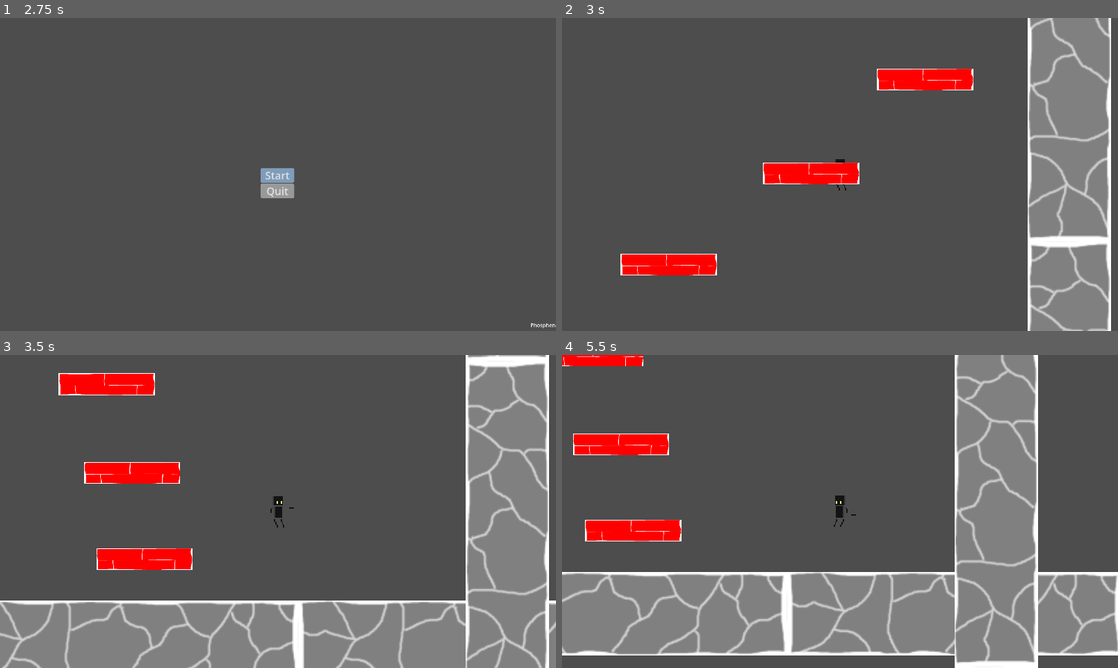
Above: before the commit, frames 1-4 (two rows, left to right).
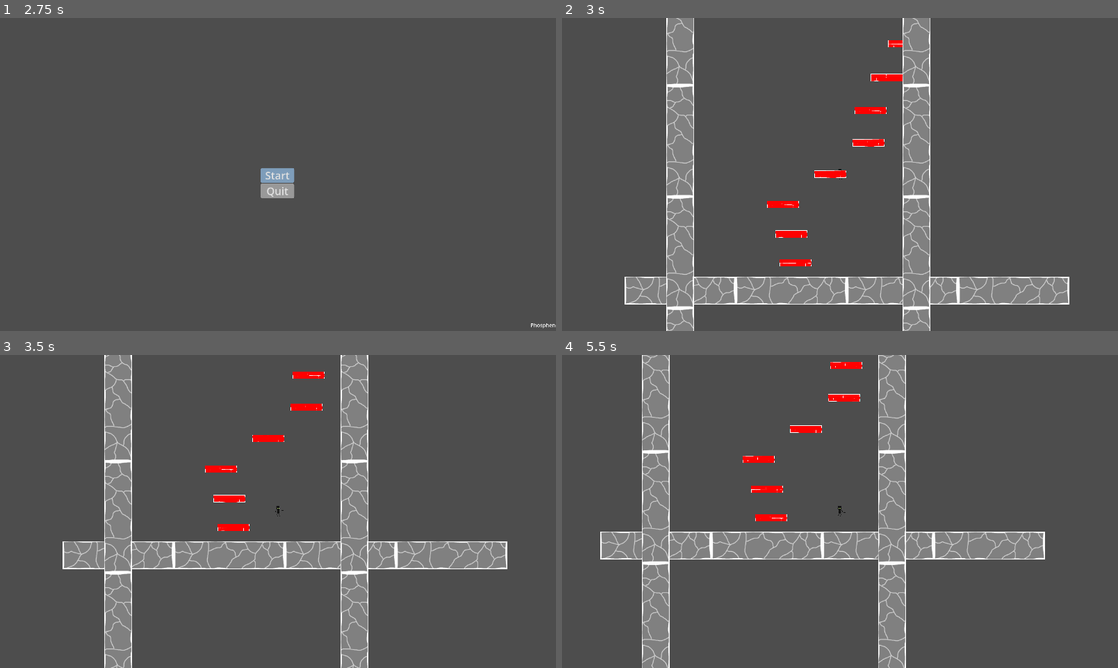
Above: after the commit, the same moments.

Repository: Phosphen/slide
Game: Godot game, scene res://Scenes/Levels/splash_screen.tscn
The game is run twice, just before and just after one commit, with the same random seed, the same clock (stepped at 60 frames per second) and the same inputs.
Inputs (mouse positions are in pixels of both pictures, inside the frame that each line leads up to):
- Up to frame 1 (2.75 s): tap Enter (ui_accept) at 0.5, 1.25, 2 s; move the mouse to (400, 158) at 0.52 s; hold Right (move_right) 0.53-2.03 s; tap Up (jump) at 0.77, 1.52 s; move the mouse to (166, 190) at 1.27 s; move the mouse to (333, 105) at 2.02 s; hold Left (move_left) from 2.03 s (still down)
- Up to frame 2 (3 s): release Left (move_left) at 2.75 s; click "Start" at 2.75 s
- Up to frame 3 (3.5 s): no input
- Up to frame 4 (5.5 s): move the mouse to (812, 574) at 3.52 s; hold Right (move_right) 3.53-5.03 s; tap Up (jump) at 3.77, 4.52, 5.27 s; move the mouse to (1006, 558) at 4.27 s; move the mouse to (673, 464) at 5.02 s; hold Left (move_left) from 5.03 s (still down)

Frame 1 is identical in both runs. In frame 2, 34% of the frame differs, in the area x 10-99%, y 0-100%; in frame 3, 47%; in frame 4, 50%, in the area x 0-100%, y 0-100%.

Commit message:
remove camera zoom

Diff:
--- a/LevelGen/main.tscn
+++ b/LevelGen/main.tscn
@@ -19,4 +19,3 @@
 
 [node name="Camera2D" type="Camera2D" parent="."]
 position = Vector2(496, 321)
-zoom = Vector2(3, 3)
